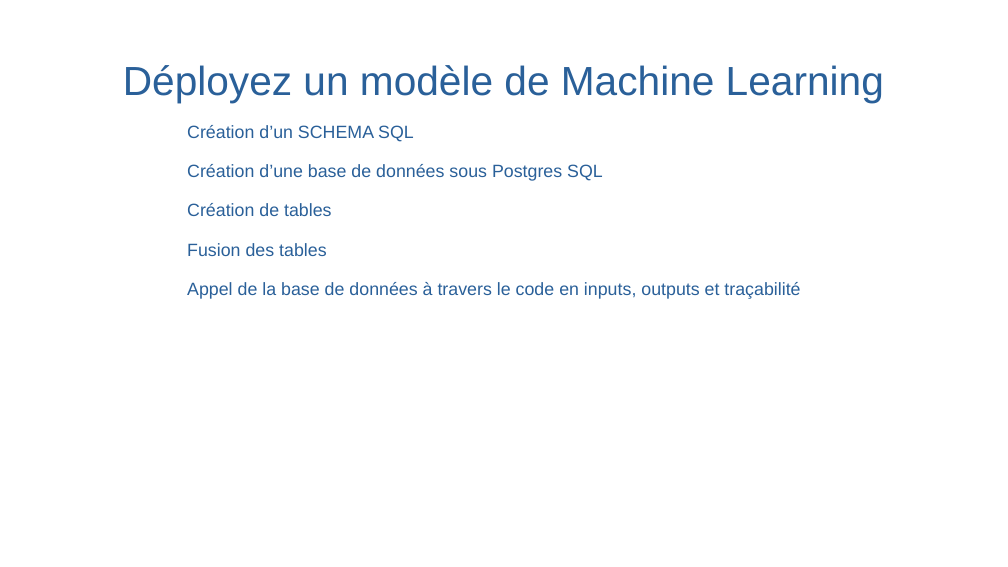
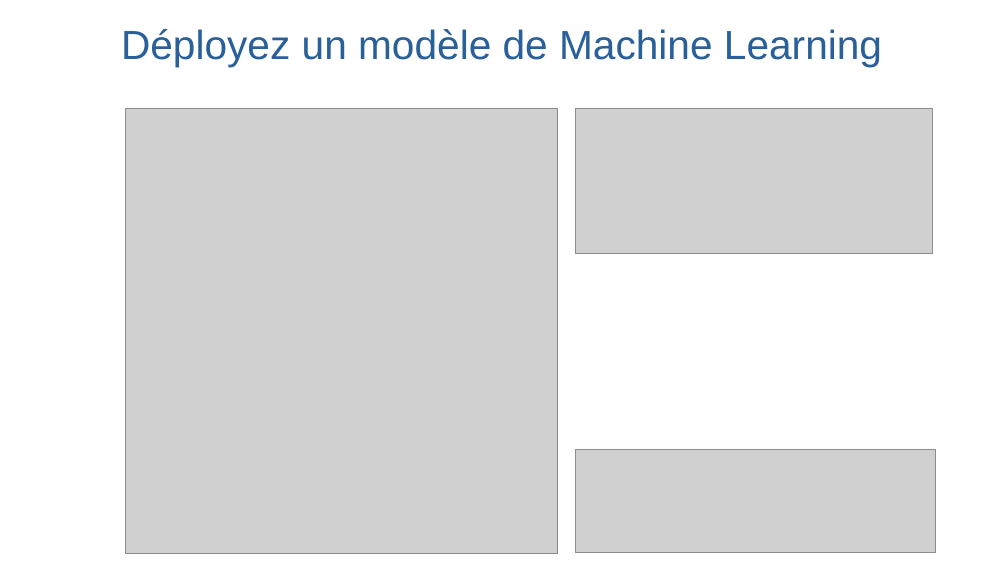
Before and after one commit to christophesallessacareau-boop/Deployez_un_modele_de_ML, a slide deck: slide 7 of Salles_Christophe_5_presentation_122025.odp (slide 6 before the commit). Drawn at 1008x567 pixels with LibreOffice and Linux fonts; fonts in the diff are those of the drawing; grey boxes stand for pictures; background and template pictures are left out. Boxes give left, top, right and bottom in pixels: in the first picture for what was removed or moved away, otherwise in the second. Text is boxed around its words. In the diff, an @@ line names an element or a change of style, - is before the commit and + after.

```diff
--- a/Salles_Christophe_5_presentation_122025.odp
+++ b/Salles_Christophe_5_presentation_122025.odp
@@ title "Déployez un modèle de Machine ..." moved from (x1=123, y1=65, x2=884, y2=103) to (x1=121, y1=29, x2=882, y2=67) @@
@@ text added at (x1=503, y1=29, x2=548, y2=60), 14 pt, text #FFFFFF @@
+● Schema de la base de données
@@ picture added at (x1=126, y1=108, x2=558, y2=553) @@
@@ picture added at (x1=576, y1=108, x2=933, y2=253) @@
@@ text removed at (x1=187, y1=125, x2=800, y2=299) @@
-● Création d’un SCHEMA SQL
-● Création d’une base de données sous Postgres SQL
-● Création de tables
-● Fusion des tables
-● Appel de la base de données à travers le code en inputs, outputs et traçabilité
@@ picture added at (x1=576, y1=450, x2=937, y2=552) @@
```
Also in this commit, not shown: 5 other slides changed, 2 slides added, 7 slides removed, 6 other files.
